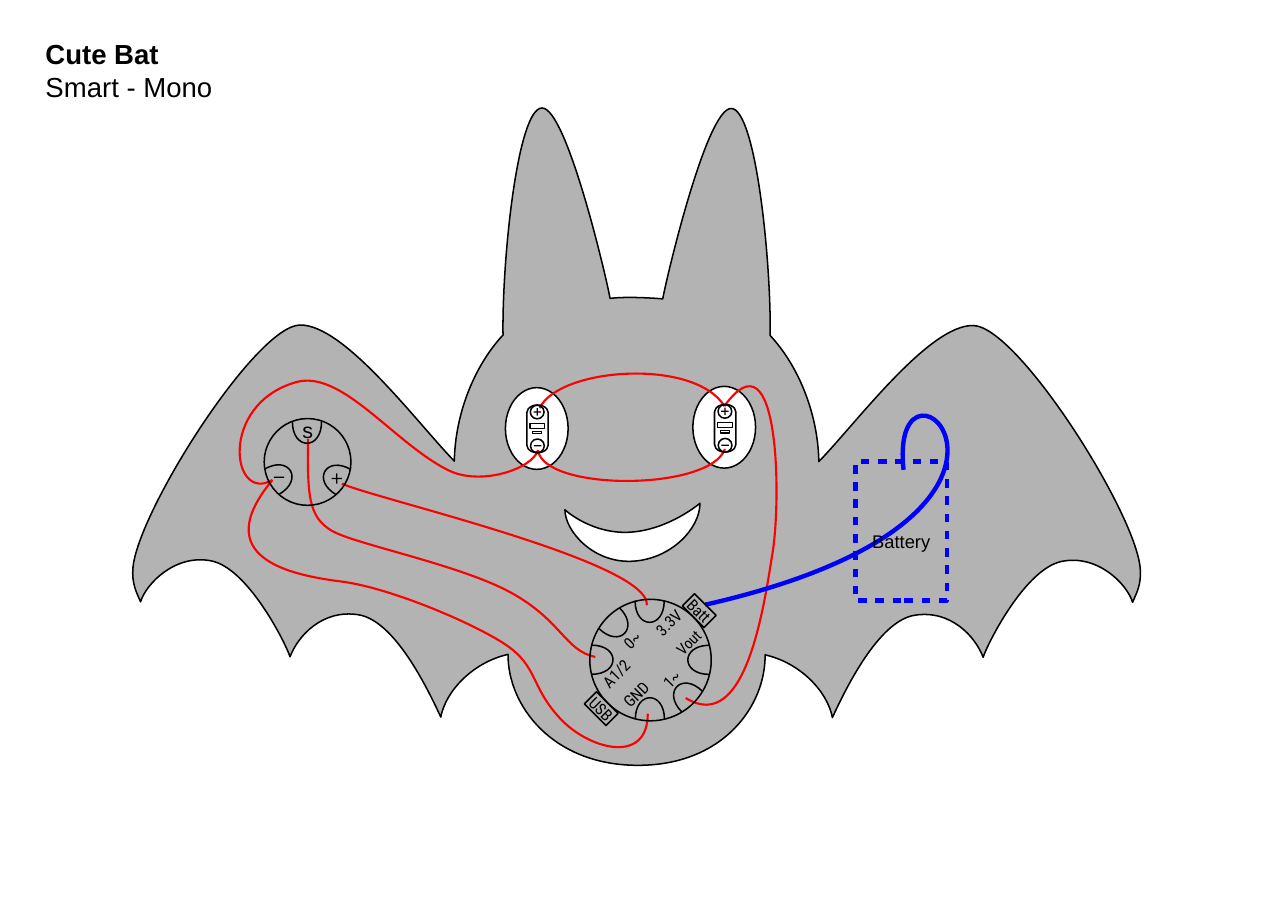
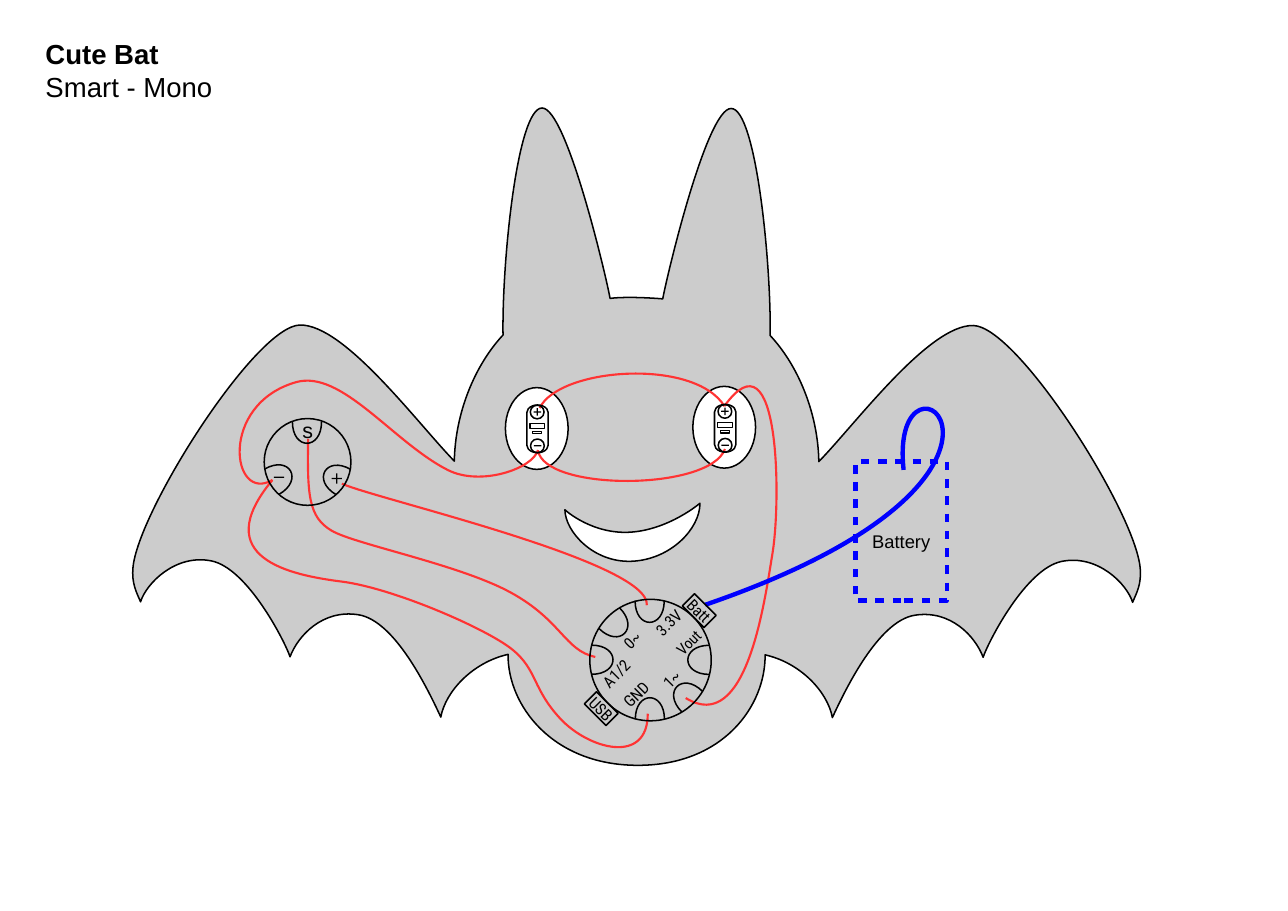
Before and after one commit to Mariemurasaki/Electronic-Geek-Bag, a slide deck: slide 9 of Documentation/source/shapes_landscape.odp. Drawn at 1288x911 pixels with LibreOffice and Linux fonts; fonts in the diff are those of the drawing. Boxes give left, top, right and bottom in pixels: in the first picture for what was removed or moved away, otherwise in the second. Text is boxed around its words. In the diff, an @@ line names an element or a change of style, - is before the commit and + after.

```diff
--- a/Documentation/source/shapes_landscape.odp
+++ b/Documentation/source/shapes_landscape.odp
@@ freeform shape at box(133, 108, 1141, 766): fill #B3B3B3 to #CCCCCC @@
@@ freeform shape: place and size @@
-freeform shape at box(705, 415, 948, 605)
+freeform shape at box(705, 409, 943, 605)
@@ outline #FF0000 1.39 pt to #FF3333 1.39 pt in 7 elements at box(686, 387, 777, 705), box(540, 374, 725, 408), box(538, 450, 725, 481), box(240, 380, 539, 484), box(342, 484, 647, 605), box(309, 439, 596, 657), box(249, 480, 648, 747) @@
```
Also in this commit, not shown: 9 other slides changed, 2 other files.
